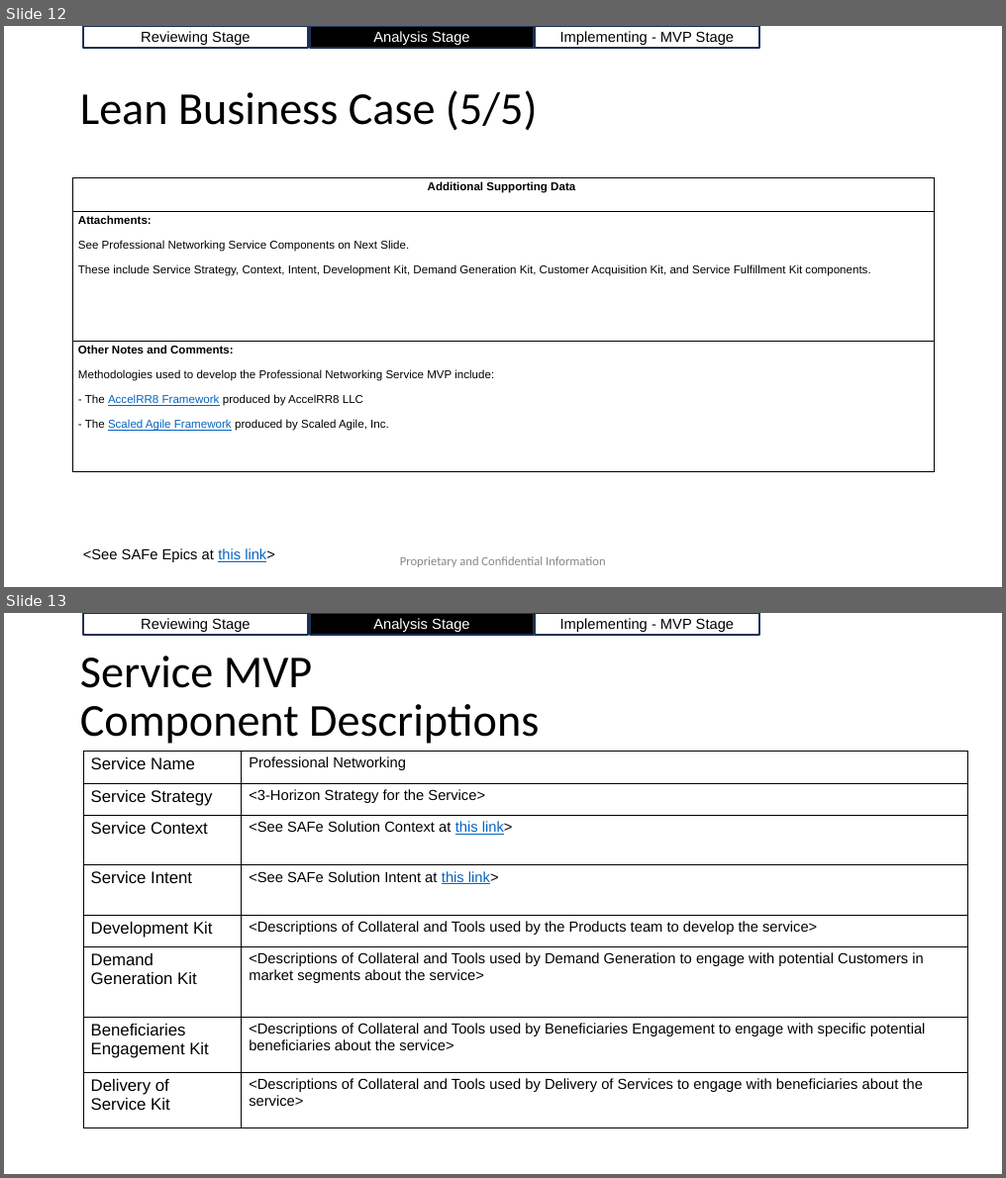
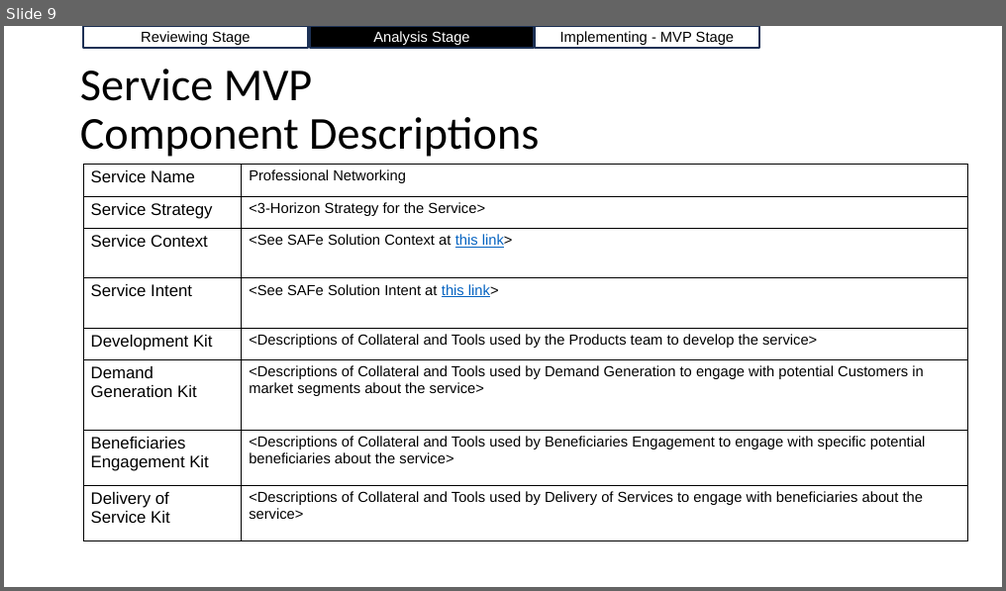
Before and after one commit to AccelRR8-Consortium-NonProfit/Management-Public, a slide deck: docs/2_Value_Creation/2a_Product/Professional_Networking/Professional_Networking_v1_Lean_Business_Case.pptx. Shown one above the other, each under a label of ours: slides 12 and 13 before the commit, slide 9 after it. The pictures are 1006x1178 and 1006x591 pixels, drawn with LibreOffice and Linux fonts; fonts in the diff are those of the drawing; background and template pictures are left out. Boxes give left, top, right and bottom in pixels: in the first picture for what was removed or moved away, otherwise in the second. Text is boxed around its words. In the diff, an @@ line names an element or a change of style, - is before the commit and + after.

Commit message:
Updated Professional Networking Deliverables

```diff
--- a/docs/2_Value_Creation/2a_Product/Professional_Networking/Professional_Networking_v1_Lean_Business_Case.pptx
+++ b/docs/2_Value_Creation/2a_Product/Professional_Networking/Professional_Networking_v1_Lean_Business_Case.pptx
@@ slide 12 removed at [4, 26, 1002, 587], background #FFFFFF @@
@@ rectangle removed at [83, 26, 308, 48] @@
-Reviewing Stage
@@ rectangle removed at [310, 26, 534, 48] @@
-Analysis Stage
@@ rectangle removed at [535, 26, 759, 48] @@
-Implementing - MVP Stage
@@ title removed at [80, 90, 538, 131] @@
-Lean Business Case (5/5)
@@ table removed at [73, 178, 935, 472], 3 rows, 1 columns @@
-Additional Supporting Data
-Attachments: / See Professional Networking Service Components on Next Slide. / These include Service Strategy, Context, Intent, Development Kit, Demand Generation Kit, Customer Acquisition Kit, and Service Fulfillment Kit components.
-Other Notes and Comments: / Methodologies used to develop the Professional Networking Service MVP include: / - The AccelRR8 Framework produced by AccelRR8 LLC / - The Scaled Agile Framework produced by Scaled Agile, Inc.
@@ text removed at [83, 549, 275, 563] @@
-<See SAFe Epics at this link>
@@ text removed at [400, 557, 606, 568] @@
-Proprietary and Confidential Information
@@ what was slide 13 is now slide 9 @@
```
Also in this commit, not shown: 2 slides changed, 3 other slides removed, 5 other files.
